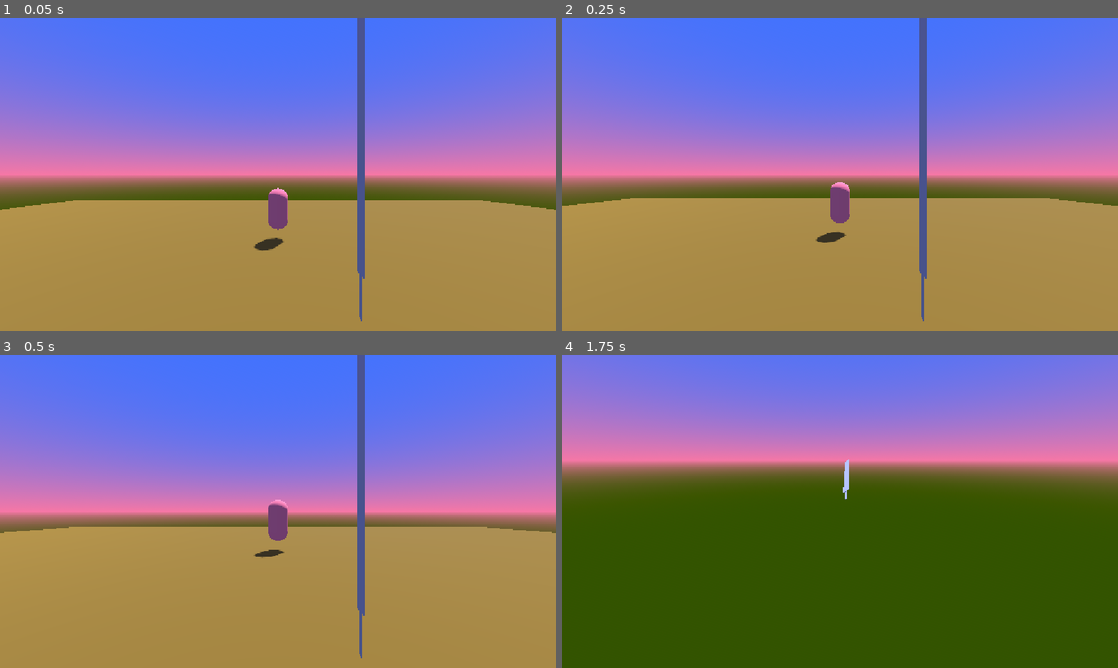
Above: before the commit, frames 1-4 (two rows, left to right).
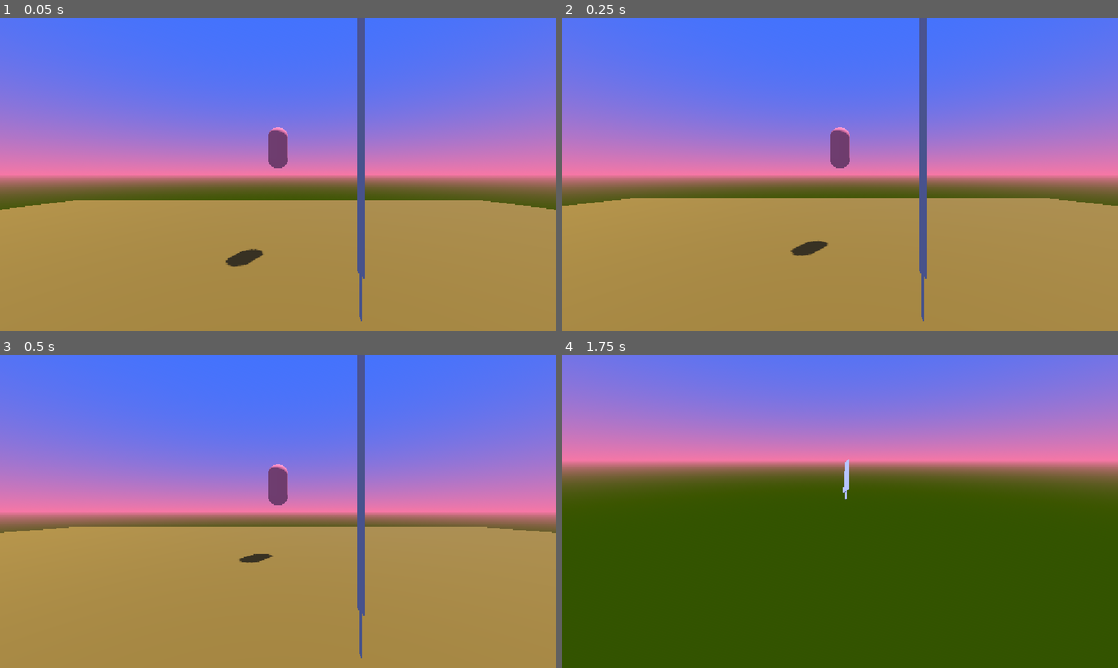
Above: after the commit, the same moments.

Repository: emchar1/revanitz-rpg
Game: Godot game, scene res://scenes/combat/battle_generator.tscn
Two runs of this game, one before a commit and one after it. Both use one fixed random seed, a clock stepped at 60 frames per second and the inputs below. This scene is started directly instead of the project's main scene.
Inputs (mouse positions are in pixels of both pictures, inside the frame that each line leads up to):
- Up to frame 1 (0.05 s): no input
- Up to frame 2 (0.25 s): no input
- Up to frame 3 (0.5 s): no input
- Up to frame 4 (1.75 s): move the mouse to (812, 574) at 0.52 s; hold W (input_forward) from 0.53 s (still down); tap Keypad Enter (input_freefly) at 0.6 s; click (812, 574) at 0.67 s; tap Space (input_jump) at 0.77, 1.52 s; move the mouse to (878, 514) at 1.27 s; click (878, 514) at 1.35 s

The runs differ from the first frame. In frame 1, 1.2% of the frame differs, in the area x 40-52%, y 34-80%; in frame 2, 1.2%; in frame 3, 0.9%; in frame 4, nothing differs.

Commit message:
Add physics to Enemy0. Refactor.

Diff:
--- a/scenes/combat/battle_generator.tscn
+++ b/scenes/combat/battle_generator.tscn
@@ -52,4 +52,4 @@
 transform = Transform3D(1, 0, 0, 0, 1, 0, 0, 0, 1, 0, 2, 0)
 
 [node name="Enemy0" parent="." unique_id=1563144817 instance=ExtResource("2_uvrgi")]
-transform = Transform3D(1, 0, 0, 0, 1, 0, 0, 0, 1, 0, 2, -10)
+transform = Transform3D(1, 0, 0, 0, 1, 0, 0, 0, 1, 0, 5, -10)
--- a/scenes/combat/enemy0.gd
+++ b/scenes/combat/enemy0.gd
@@ -3,6 +3,7 @@
 
 # PROPERTIES
 
+@export var damage_val: int = 10
 
 
 # FUNCTIONS
@@ -12,10 +13,15 @@
 
 
 func _process(delta: float) -> void:
-	pass
+	# process gravity
+	if not is_on_floor():
+		velocity += get_gravity() * delta
+
+	move_and_slide()
 
 
 func _on_hitbox_area_entered(area: Area3D) -> void:
 	if area is Hurtbox:
-		print("You hurt: ", area.name)
-	pass # Replace with function body.
+		area.damage(damage_val)
+		area.hit()
+		print("hit")
--- a/scenes/combat/weapon0.tscn
+++ /dev/null
@@ -1,31 +0,0 @@
-[gd_scene format=3 uid="uid://dg1vnmyevqbyd"]
-
-[ext_resource type="Script" uid="uid://btml3hqw5dx0f" path="res://scenes/weapon.gd" id="1_xasec"]
-
-[sub_resource type="BoxShape3D" id="BoxShape3D_hxfvj"]
-size = Vector3(0.005859375, 1.0371094, 0.06665039)
-
-[sub_resource type="BoxMesh" id="BoxMesh_v6m6b"]
-size = Vector3(0.0029296875, 1.0397949, 0.068603516)
-
-[sub_resource type="BoxMesh" id="BoxMesh_o3pdq"]
-size = Vector3(0.001, 0.17175293, 0.022460938)
-
-[node name="Weapon0" type="Node3D" unique_id=105270687]
-
-[node name="Hitbox" type="Area3D" parent="." unique_id=1909220029]
-script = ExtResource("1_xasec")
-
-[node name="CollisionShape3D" type="CollisionShape3D" parent="Hitbox" unique_id=826003739]
-transform = Transform3D(1, 0, 0, 0, 1, 0, 0, 0, 1, 0, 0.13596529, 0)
-shape = SubResource("BoxShape3D_hxfvj")
-
-[node name="MeshInstance3D" type="MeshInstance3D" parent="Hitbox" unique_id=1536404921]
-transform = Transform3D(1, 0, 0, 0, 1, 0, 0, 0, 1, 0, 0.135477, 0)
-mesh = SubResource("BoxMesh_v6m6b")
-
-[node name="MeshInstance3D2" type="MeshInstance3D" parent="Hitbox" unique_id=378680757]
-transform = Transform3D(1, 0, 0, 0, 1, 0, 0, 0, 1, 0, -0.46794522, 0)
-mesh = SubResource("BoxMesh_o3pdq")
-
-[connection signal="area_entered" from="Hitbox" to="Hitbox" method="_on_area_entered"]
--- a/scenes/weapon.gd
+++ b/scenes/weapon.gd
@@ -18,4 +18,4 @@
 	if area is Hurtbox:
 		area.damage(damage_val)
 		area.hit()
-	print("hit")
+		print("hit")
